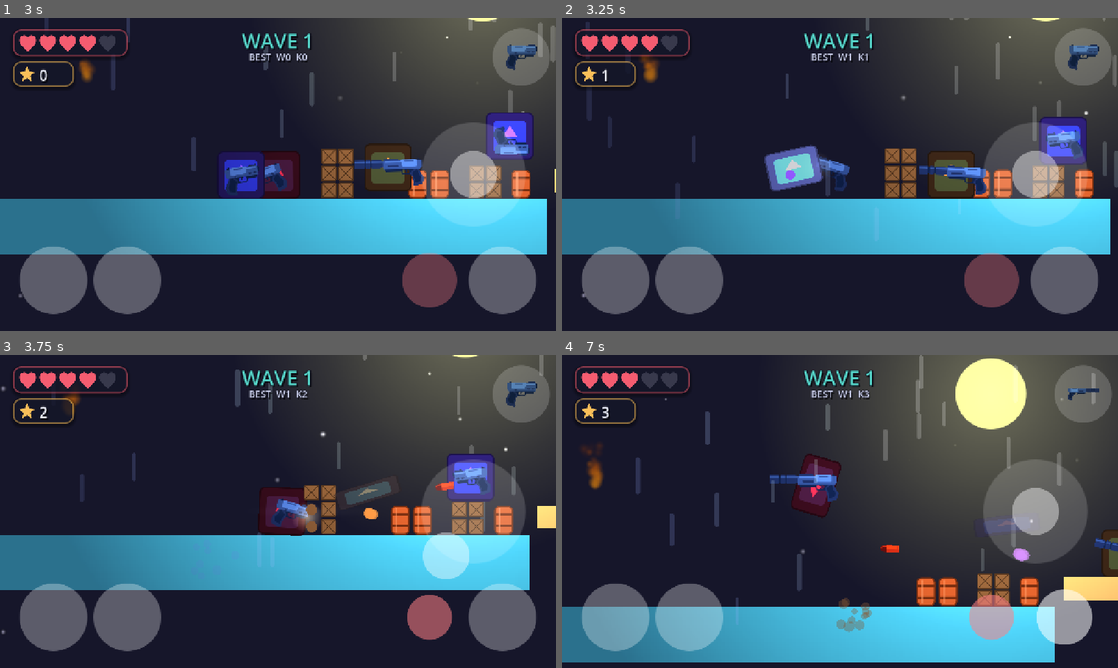
Above: before the commit, frames 1-4 (two rows, left to right).
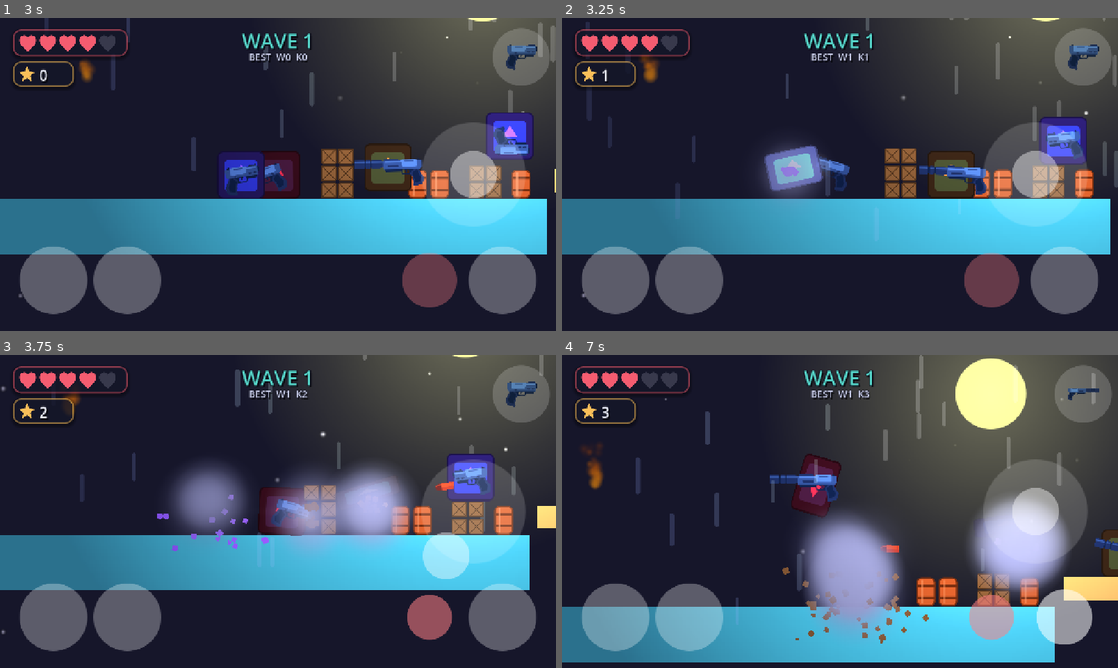
Above: after the commit, the same moments.

Repository: touqeer121/Godot47TouchDemo
Game: Godot game, scene res://scenes/loading.tscn
Same seed, same stepped clock (60 frames per second), same inputs: the game is played once before the commit and once after it. The engine's default icon, where the game draws it, is replaced by a stand-in: a white triangle on a blue panel in a dark square.
Inputs (mouse positions are in pixels of both pictures, inside the frame that each line leads up to):
- Up to frame 1 (3 s): tap Enter at 0.5, 2 s; move the mouse to (400, 158) at 0.52 s; hold D 0.53-1.25 s; tap F at 0.6 s; click (400, 158) at 0.67 s; tap Space at 0.77 s; drag from (166, 190) to (250, 237) at 1.27 s; move the mouse to (333, 105) at 2.02 s; hold A 2.03-2.75 s; tap Q at 2.1 s; click (333, 105) at 2.17 s; drag from (250, 237) to (111, 127) at 2.77 s
- Up to frame 2 (3.25 s): no input
- Up to frame 3 (3.75 s): move the mouse to (444, 558) at 3.52 s; hold D from 3.53 s (still down); tap F at 3.6 s; click (444, 558) at 3.67 s
- Up to frame 4 (7 s): tap Space at 3.77, 6.77 s; release D at 4.25 s; drag from (673, 464) to (1001, 574) at 4.27 s; move the mouse to (867, 511) at 5.02 s; hold D 5.03-5.75 s; tap Q at 5.1 s; click (867, 511) at 5.17 s; drag from (756, 433) to (728, 527) at 5.77 s; move the mouse to (962, 495) at 6.52 s; hold A from 6.53 s (still down); tap F at 6.6 s; click (962, 495) at 6.67 s

Frame 1 is identical in both runs. In frame 2, 0.9% of the frame differs, in the area x 35-47%, y 40-58%; in frame 3, 8.3%; in frame 4, 10%, in the area x 39-100%, y 45-93%.

Commit message:
Juicier terrain destruction: fine chunks, particle debris, dust, sparks
- Platforms are now a fine ~32px chunk grid so explosions carve craters
  instead of vanishing whole slabs (collision overlaps to avoid seam
  snag).
- GPU-particle bursts: chunky tumbling debris (terrain-colored), rising
  dust/smoke puffs, and additive sparks.
- Beefed-up explosions: white-hot core + orange fireball + expanding
  shockwave ring + sparks + smoke.
- Explosions clear terrain silently and emit a few central debris bursts
  (instead of one per cell) to keep the effect cheap.

Co-Authored-By: Claude Opus 4.8 <noreply@anthropic.com>

Diff:
--- /dev/null
+++ b/ring.svg
@@ -0,0 +1 @@
+<svg xmlns="http://www.w3.org/2000/svg" width="128" height="128"><circle cx="64" cy="64" r="52" fill="none" stroke="#ffffff" stroke-width="12"/></svg>
--- /dev/null
+++ b/scenes/fx_debris.tscn
@@ -0,0 +1,30 @@
+[gd_scene load_steps=4 format=3 uid="uid://bqf8w2mnk4vtd"]
+
+[ext_resource type="Script" path="res://scripts/fx_free.gd" id="1"]
+[ext_resource type="Texture2D" uid="uid://bh3olgtwjbn5c" path="res://square.svg" id="2"]
+
+[sub_resource type="ParticleProcessMaterial" id="DebrisMat"]
+particle_flag_disable_z = true
+emission_shape = 1
+emission_sphere_radius = 8.0
+angle_min = -180.0
+angle_max = 180.0
+direction = Vector3(0, -1, 0)
+spread = 65.0
+initial_velocity_min = 130.0
+initial_velocity_max = 380.0
+angular_velocity_min = -520.0
+angular_velocity_max = 520.0
+gravity = Vector3(0, 1000, 0)
+scale_min = 0.14
+scale_max = 0.34
+
+[node name="FxDebris" type="GPUParticles2D"]
+emitting = false
+amount = 16
+lifetime = 0.9
+one_shot = true
+explosiveness = 1.0
+texture = ExtResource("2")
+process_material = SubResource("DebrisMat")
+script = ExtResource("1")
--- /dev/null
+++ b/scenes/fx_dust.tscn
@@ -0,0 +1,39 @@
+[gd_scene load_steps=6 format=3 uid="uid://c8mxw4rqn2kvp"]
+
+[ext_resource type="Script" path="res://scripts/fx_free.gd" id="1"]
+[ext_resource type="Texture2D" uid="uid://bnm7qnxqrxd22" path="res://light_glow.svg" id="2"]
+
+[sub_resource type="Gradient" id="DustGrad"]
+offsets = PackedFloat32Array(0, 0.25, 1)
+colors = PackedColorArray(0.7, 0.7, 0.74, 0, 0.62, 0.62, 0.66, 0.6, 0.55, 0.55, 0.6, 0)
+
+[sub_resource type="GradientTexture1D" id="DustGradTex"]
+gradient = SubResource("DustGrad")
+
+[sub_resource type="Curve" id="DustScale"]
+_data = [Vector2(0, 0.35), 0.0, 0.0, 0, 0, Vector2(1, 1.0), 0.0, 0.0, 0, 0]
+point_count = 2
+
+[sub_resource type="ParticleProcessMaterial" id="DustMat"]
+particle_flag_disable_z = true
+emission_shape = 1
+emission_sphere_radius = 12.0
+direction = Vector3(0, -1, 0)
+spread = 55.0
+initial_velocity_min = 18.0
+initial_velocity_max = 70.0
+gravity = Vector3(0, -45, 0)
+scale_min = 0.5
+scale_max = 1.2
+scale_curve = SubResource("DustScale")
+color_ramp = SubResource("DustGradTex")
+
+[node name="FxDust" type="GPUParticles2D"]
+emitting = false
+amount = 11
+lifetime = 0.85
+one_shot = true
+explosiveness = 1.0
+texture = ExtResource("2")
+process_material = SubResource("DustMat")
+script = ExtResource("1")
--- /dev/null
+++ b/scenes/fx_sparks.tscn
@@ -0,0 +1,32 @@
+[gd_scene load_steps=5 format=3 uid="uid://dn6k2wq8mxr4t"]
+
+[ext_resource type="Script" path="res://scripts/fx_free.gd" id="1"]
+[ext_resource type="Texture2D" uid="uid://bh3olgtwjbn5c" path="res://square.svg" id="2"]
+
+[sub_resource type="CanvasItemMaterial" id="Additive"]
+blend_mode = 1
+
+[sub_resource type="ParticleProcessMaterial" id="SparkMat"]
+particle_flag_disable_z = true
+angle_min = -180.0
+angle_max = 180.0
+spread = 180.0
+initial_velocity_min = 260.0
+initial_velocity_max = 640.0
+angular_velocity_min = -300.0
+angular_velocity_max = 300.0
+gravity = Vector3(0, 500, 0)
+scale_min = 0.05
+scale_max = 0.13
+
+[node name="FxSparks" type="GPUParticles2D"]
+material = SubResource("Additive")
+modulate = Color(1, 0.86, 0.45, 1)
+emitting = false
+amount = 14
+lifetime = 0.45
+one_shot = true
+explosiveness = 1.0
+texture = ExtResource("2")
+process_material = SubResource("SparkMat")
+script = ExtResource("1")
--- /dev/null
+++ b/scripts/fx_free.gd
@@ -0,0 +1,6 @@
+extends GPUParticles2D
+
+# One-shot particle burst that emits on spawn and frees itself when done.
+func _ready():
+	emitting = true
+	get_tree().create_timer(lifetime + 0.5).timeout.connect(queue_free)
--- a/scripts/player.gd
+++ b/scripts/player.gd
@@ -29,6 +29,10 @@
 const BARREL := preload("res://scenes/barrel.tscn")
 const BLOCK := preload("res://scenes/block.tscn")
 const GLOW := preload("res://light_glow.svg")
+const RING := preload("res://ring.svg")
+const FX_DEBRIS := preload("res://scenes/fx_debris.tscn")
+const FX_DUST := preload("res://scenes/fx_dust.tscn")
+const FX_SPARKS := preload("res://scenes/fx_sparks.tscn")
 
 const BLOCK_SIZE := 46.0
 const MELEE_REACH := 165.0
@@ -195,11 +199,14 @@
 		var y0: float = r[1]
 		var w: float = r[2]
 		var h: float = r[3]
-		var cols: int = maxi(1, int(round(w / 110.0)))
+		var cols: int = maxi(1, int(round(w / 32.0)))
+		var rows: int = maxi(1, int(round(h / 32.0)))
 		var cw: float = w / float(cols)
+		var ch: float = h / float(rows)
 		for c in cols:
-			var center := Vector2(x0 + cw * (float(c) + 0.5), y0 + h * 0.5)
-			_make_chunk(center, cw, h, color)
+			for rr in rows:
+				var center := Vector2(x0 + cw * (float(c) + 0.5), y0 + ch * (float(rr) + 0.5))
+				_make_chunk(center, cw, ch, color)
 
 func _make_chunk(center: Vector2, w: float, h: float, color: Color):
 	var body := StaticBody2D.new()
@@ -221,15 +228,10 @@
 
 	var cs := CollisionShape2D.new()
 	var shape := RectangleShape2D.new()
-	shape.size = Vector2(w, h)
+	# Overlap neighbours slightly so the player doesn't snag on cell seams.
+	shape.size = Vector2(w + 3.0, h + 1.0)
 	cs.shape = shape
 	body.add_child(cs)
-
-	var occ := LightOccluder2D.new()
-	var op := OccluderPolygon2D.new()
-	op.polygon = quad
-	occ.occluder = op
-	body.add_child(occ)
 
 	bg_y = camera.global_position.y
 
@@ -261,42 +263,70 @@
 	for e in get_tree().get_nodes_in_group("enemies"):
 		if is_instance_valid(e) and e.global_position.distance_to(pos) < radius:
 			e.take_damage(damage, pos)
+	var carved := false
 	for d in get_tree().get_nodes_in_group("destructible"):
-		if is_instance_valid(d) and d.global_position.distance_to(pos) < radius:
-			d.take_damage(999, pos)
+		if not is_instance_valid(d) or d.global_position.distance_to(pos) >= radius:
+			continue
+		if d.is_in_group("terrain"):
+			d.queue_free()   # cleared silently; central debris burst covers it
+			carved = true
+		else:
+			d.take_damage(999, pos)   # barrels chain, crates shatter
+	# A few chunky terrain-debris bursts across the crater (not one per cell).
+	if carved:
+		for i in 4:
+			var off := Vector2(randf_range(-1, 1), randf_range(-1, 1)) * radius * 0.5
+			_burst(FX_DEBRIS, pos + off, Color(0.98, 0.75, 0.35))
 	if player.global_position.distance_to(pos) < radius * 0.72:
 		damage_player(1, pos)
 
-func _explosion_fx(pos: Vector2):
+func _add_glow(pos: Vector2, color: Color, from: float, to: float, dur: float):
 	var mat := CanvasItemMaterial.new()
 	mat.blend_mode = CanvasItemMaterial.BLEND_MODE_ADD
 	var fx := Sprite2D.new()
 	fx.texture = GLOW
 	fx.material = mat
-	fx.modulate = Color(1.0, 0.7, 0.3, 1.0)
-	fx.scale = Vector2(0.3, 0.3)
+	fx.modulate = color
+	fx.scale = Vector2(from, from)
 	fx.global_position = pos
 	add_child(fx)
 	var tw := fx.create_tween()
-	tw.tween_property(fx, "scale", Vector2(3.4, 3.4), 0.28).set_trans(Tween.TRANS_QUAD).set_ease(Tween.EASE_OUT)
-	tw.parallel().tween_property(fx, "modulate:a", 0.0, 0.28)
+	tw.tween_property(fx, "scale", Vector2(to, to), dur).set_trans(Tween.TRANS_QUAD).set_ease(Tween.EASE_OUT)
+	tw.parallel().tween_property(fx, "modulate:a", 0.0, dur)
 	tw.tween_callback(fx.queue_free)
 
-func spawn_debris(pos: Vector2, color: Color, count: int):
-	for i in count:
-		var g := Sprite2D.new()
-		g.texture = CIRCLE
-		g.modulate = color
-		g.scale = Vector2.ONE * randf_range(0.14, 0.26)
-		g.global_position = pos
-		add_child(g)
-		var vel := Vector2(randf_range(-1.0, 1.0), randf_range(-1.6, -0.4)).normalized() * randf_range(160.0, 420.0)
-		var end := pos + vel * 0.5 + Vector2(0.0, 300.0)
-		var tw := g.create_tween()
-		tw.tween_property(g, "global_position", end, 0.6).set_trans(Tween.TRANS_QUAD).set_ease(Tween.EASE_IN)
-		tw.parallel().tween_property(g, "modulate:a", 0.0, 0.6)
-		tw.parallel().tween_property(g, "rotation", randf_range(-6.0, 6.0), 0.6)
-		tw.tween_callback(g.queue_free)
+func _shockwave(pos: Vector2, to: float):
+	var mat := CanvasItemMaterial.new()
+	mat.blend_mode = CanvasItemMaterial.BLEND_MODE_ADD
+	var r := Sprite2D.new()
+	r.texture = RING
+	r.material = mat
+	r.modulate = Color(1.0, 0.9, 0.6, 0.9)
+	r.scale = Vector2(0.2, 0.2)
+	r.global_position = pos
+	add_child(r)
+	var tw := r.create_tween()
+	tw.tween_property(r, "scale", Vector2(to, to), 0.32).set_trans(Tween.TRANS_CUBIC).set_ease(Tween.EASE_OUT)
+	tw.parallel().tween_property(r, "modulate:a", 0.0, 0.32)
+	tw.tween_callback(r.queue_free)
+
+func _burst(scene: PackedScene, pos: Vector2, color := Color.WHITE):
+	var b := scene.instantiate()
+	b.global_position = pos
+	if color != Color.WHITE:
+		b.modulate = color
+	add_child(b)
+
+func _explosion_fx(pos: Vector2):
+	_add_glow(pos, Color(1.0, 0.95, 0.7, 1.0), 0.25, 2.2, 0.16)   # white-hot core
+	_add_glow(pos, Color(1.0, 0.55, 0.2, 0.9), 0.4, 4.0, 0.34)    # orange fireball
+	_shockwave(pos, 3.6)
+	_burst(FX_SPARKS, pos)
+	_burst(FX_DUST, pos)
+
+func spawn_debris(pos: Vector2, color: Color, _count: int):
+	_burst(FX_DEBRIS, pos, color)
+	_burst(FX_DUST, pos)
 
 func _build_audio():
 	for nm in ["pistol", "smg", "shotgun", "throw", "hit", "kill", "explode", "jump", "hurt", "switch"]:
--- a/scripts/terrain_chunk.gd
+++ b/scripts/terrain_chunk.gd
@@ -2,7 +2,7 @@
 
 # A destructible piece of platform. Bullets chip it, explosions blow it away,
 # melee gouges it. Set by the builder before it enters the tree.
-var health := 10
+var health := 4
 var debris_color := Color(0.98, 0.75, 0.35)
 
 func _ready():
--- /dev/null
+++ b/square.svg
@@ -0,0 +1 @@
+<svg xmlns="http://www.w3.org/2000/svg" width="64" height="64"><rect x="6" y="6" width="52" height="52" rx="10" fill="#ffffff"/></svg>
Not shown, added: ring.svg.import
Not shown, added: scripts/fx_free.gd.uid
Not shown, added: square.svg.import
